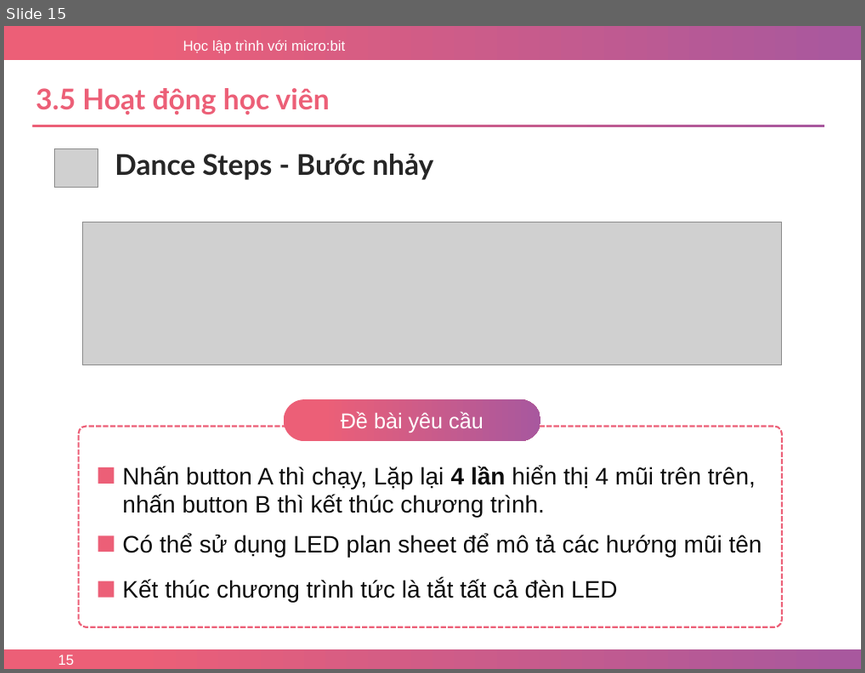
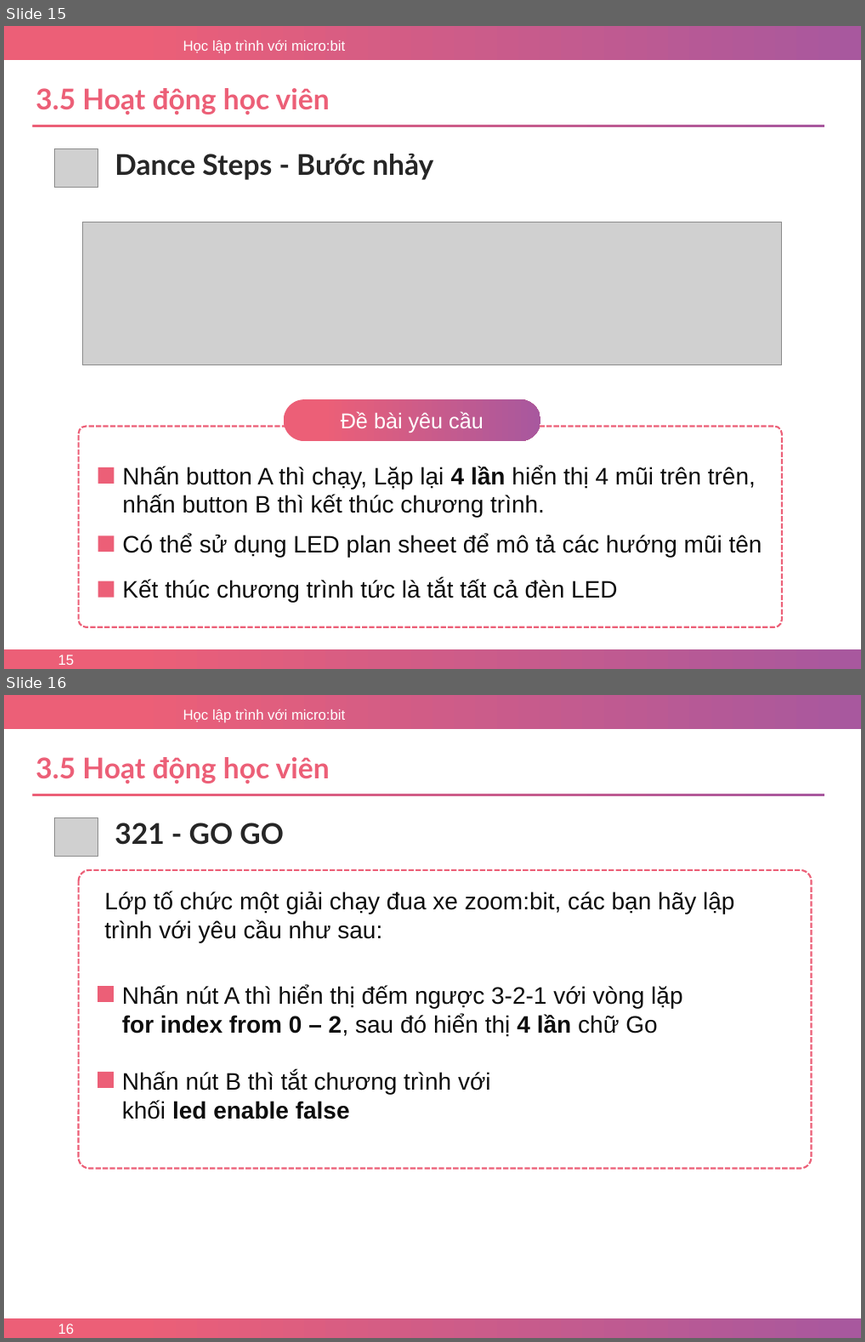
Before and after one commit to nhannn87dn/Learn-microbit, a slide deck: Lessions/Bai-03-Loops/3.Bai-03-Loops.pptx. Shown one above the other, each under a label of ours: slide 15 before the commit, slides 15 and 16 after it. The pictures are 865x673 and 865x1342 pixels, drawn with LibreOffice and Linux fonts; fonts in the diff are those of the drawing; grey boxes stand for pictures; background and template pictures are left out. Boxes give left, top, right and bottom in pixels: in the first picture for what was removed or moved away, otherwise in the second. Text is boxed around its words. In the diff, an @@ line names an element or a change of style, - is before the commit and + after.

```diff
--- a/Lessions/Bai-03-Loops/3.Bai-03-Loops.pptx
+++ b/Lessions/Bai-03-Loops/3.Bai-03-Loops.pptx
@@ slide 16 added at (x1=4, y1=695, x2=861, y2=1338), background #FFFFFF; not listed: 3 template elements that a slide beside it also shows @@
@@ text added at (x1=35, y1=757, x2=330, y2=784), 24 pt, text #EC5F77, bold @@
+3.5 Hoạt động học viên
@@ rectangle added at (x1=32, y1=794, x2=825, y2=796), fill gradient #EC5F77 to #A8589E @@
@@ picture added at (x1=54, y1=817, x2=98, y2=857) @@
@@ text added at (x1=114, y1=823, x2=284, y2=845), 24 pt, text #262626, bold @@
+321 - GO GO
@@ rounded rectangle added at (x1=79, y1=870, x2=812, y2=1168), outline #EC5F77 1.5 pt dashed @@
@@ text added at (x1=104, y1=891, x2=734, y2=942), 20 pt, text #0D0D0D @@
+Lớp tố chức một giải chạy đua xe zoom:bit, các bạn hãy lập trình với yêu cầu như sau:
@@ rectangle added at (x1=98, y1=986, x2=114, y2=1002), fill #EC5F77 @@
@@ text added at (x1=122, y1=985, x2=682, y2=1037), 20 pt, text #0D0D0D @@
+Nhấn nút A thì hiển thị đếm ngược 3-2-1 với vòng lặp for index from 0 – 2, sau đó hiển thị 4 lần chữ Go
@@ rectangle added at (x1=98, y1=1072, x2=114, y2=1088), fill #EC5F77 @@
@@ text added at (x1=122, y1=1071, x2=491, y2=1119), 20 pt, text #0D0D0D @@
+Nhấn nút B thì tắt chương trình với khối led enable false
@@ page number added at (x1=58, y1=1323, x2=75, y2=1333), 12 pt, text #FFFFFF @@
+16
```
Also in this commit, not shown: 1 slide changed, 1 other file.
